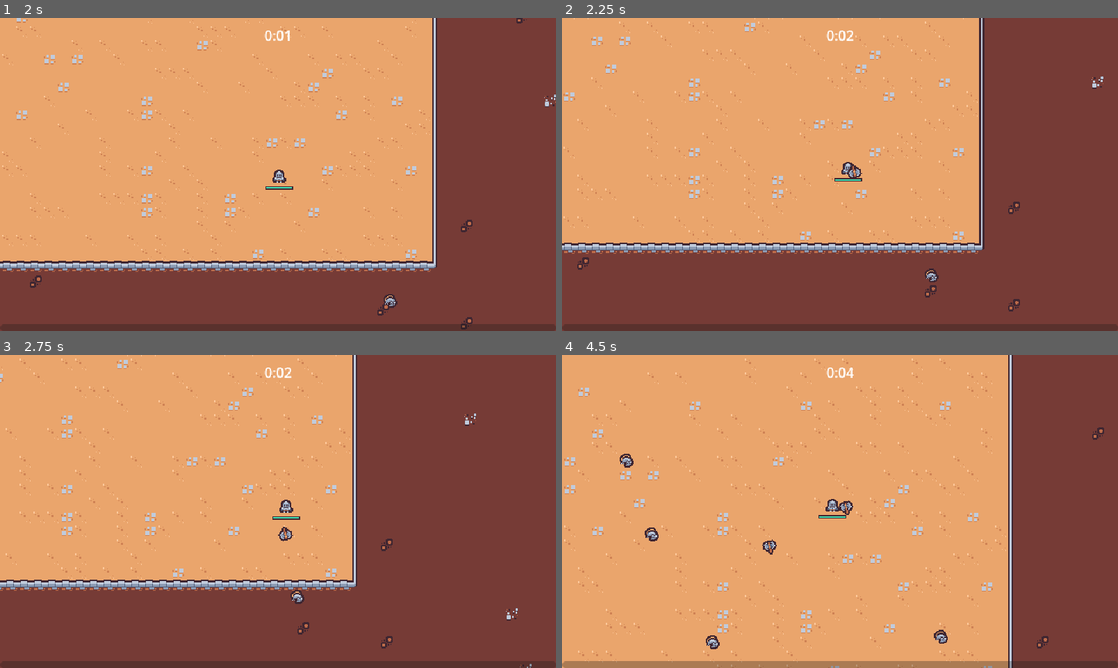
Above: before the commit, frames 1-4 (two rows, left to right).
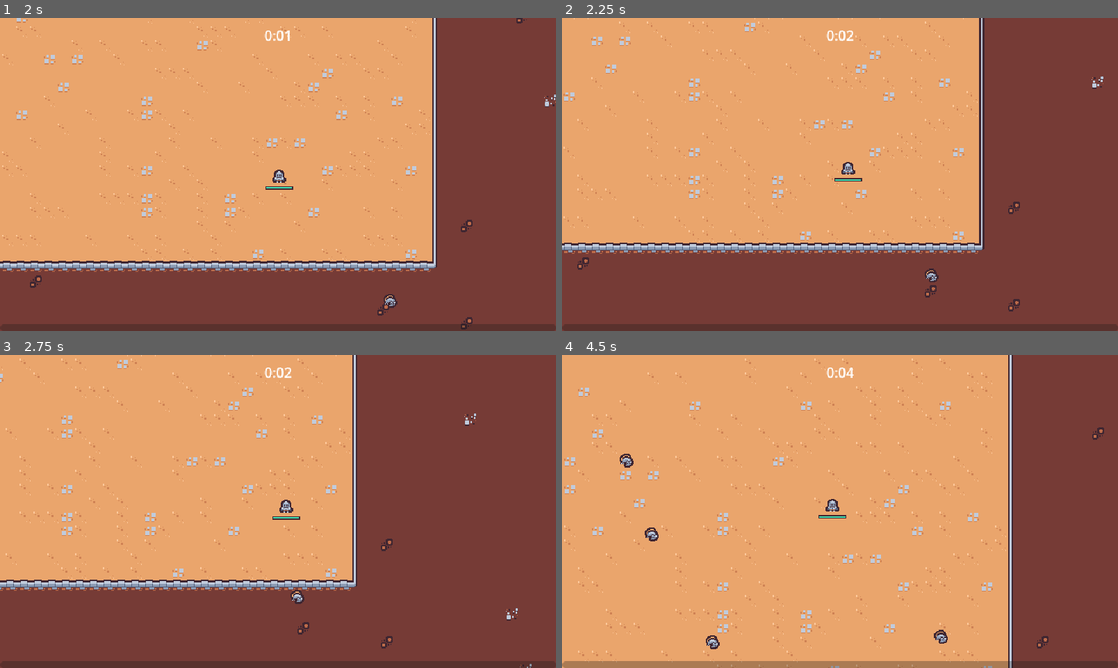
Above: after the commit, the same moments.

Repository: emyasnikov/2d-survivor-course
Game: Godot game, scene res://scenes/main/main.tscn
The game is run twice, just before and just after one commit, with the same random seed, the same clock (stepped at 60 frames per second) and the same inputs.
Inputs (mouse positions are in pixels of both pictures, inside the frame that each line leads up to):
- Up to frame 1 (2 s): move the mouse to (400, 158) at 0.52 s; press the mouse at (400, 158) at 0.53 s; hold D (move_right) 0.53-1.28 s; move the mouse to (166, 190) at 1.27 s; release the mouse at (166, 190) at 1.28 s; hold S (move_down) from 1.28 s (still down); click (166, 190) at 1.35 s
- Up to frame 2 (2.25 s): move the mouse to (895, 105) at 2.02 s; release S (move_down) at 2.03 s; press the mouse at (895, 105) at 2.03 s; hold D (move_right) from 2.03 s (still down)
- Up to frame 3 (2.75 s): keep holding D (move_right)
- Up to frame 4 (4.5 s): move the mouse to (812, 574) at 2.77 s; release D (move_right) at 2.78 s; release the mouse at (812, 574) at 2.78 s; hold W (move_up) 2.78-3.53 s; click (812, 574) at 2.85 s; move the mouse to (1006, 558) at 3.52 s; press the mouse at (1006, 558) at 3.53 s; hold A (move_left) from 3.53 s (still down); move the mouse to (673, 464) at 4.27 s; release the mouse at (673, 464) at 4.28 s; click (673, 464) at 4.35 s

Frame 1 is identical in both runs. In frame 2, less than 0.1% of the frame differs, in the area x 51-54%, y 46-52%; in frame 3, less than 0.1%; in frame 4, 0.2%, in the area x 36-53%, y 46-64%.

Commit message:
Added game events to player to be able to select axe ability.

Diff:
--- a/scenes/player/player.gd
+++ b/scenes/player/player.gd
@@ -4,6 +4,7 @@
 const ACCELERATION_SMOOTHING = 25
 const MAX_SPEED = 150
 
+@onready var abilities = $Abilities
 @onready var damage_interval_timer = $DamageIntervalTimer
 @onready var health_bar = $HealthBar
 @onready var health_component = $HealthComponent as HealthComponent
@@ -16,6 +17,7 @@
     $CollisionArea.body_exited.connect(on_body_exited)
     damage_interval_timer.timeout.connect(on_damage_interval_timer_timeout)
     health_component.health_changed.connect(on_health_changed)
+    GameEvents.ability_upgrade_added.connect(on_ability_upgrade_added)
 
     update_health_display()
 
@@ -44,6 +46,15 @@
     return Vector2(x_movement, y_movement)
 
 
+func on_ability_upgrade_added(upgrade: AbilityUpgrade, upgrades: Dictionary):
+    if not upgrade is Ability:
+        return
+
+    var ability = upgrade as Ability
+
+    abilities.add_child(ability.ability_controller_scene.instantiate())
+
+
 func on_body_entered(body: Node2D):
     number_colliding_bodies += 1
     check_deal_damage()
--- a/scenes/player/player.tscn
+++ b/scenes/player/player.tscn
@@ -1,8 +1,7 @@
-[gd_scene load_steps=11 format=3 uid="uid://7a461u84owoo"]
+[gd_scene load_steps=10 format=3 uid="uid://7a461u84owoo"]
 
 [ext_resource type="Texture2D" uid="uid://b6moifctiq2m3" path="res://scenes/player/player.png" id="1_63bgq"]
 [ext_resource type="Script" path="res://scenes/player/player.gd" id="1_rjvem"]
-[ext_resource type="PackedScene" uid="uid://dr1xaoeiy3cbc" path="res://scenes/abilities/axe_ability/axe_ability_controller.tscn" id="2_2vfgv"]
 [ext_resource type="PackedScene" uid="uid://dcrk6uokgen58" path="res://scenes/abilities/sword_ability/sword_ability_controller.tscn" id="2_gsl27"]
 [ext_resource type="Script" path="res://scenes/components/health_component/health_component.gd" id="3_keoxv"]
 
@@ -32,11 +31,9 @@
 motion_mode = 1
 script = ExtResource("1_rjvem")
 
-[node name="AbilityManager" type="Node" parent="."]
+[node name="Abilities" type="Node" parent="."]
 
-[node name="AxeAbilityController" parent="AbilityManager" instance=ExtResource("2_2vfgv")]
-
-[node name="SwordAbilityController" parent="AbilityManager" instance=ExtResource("2_gsl27")]
+[node name="SwordAbilityController" parent="Abilities" instance=ExtResource("2_gsl27")]
 
 [node name="HealthComponent" type="Node" parent="."]
 script = ExtResource("3_keoxv")
